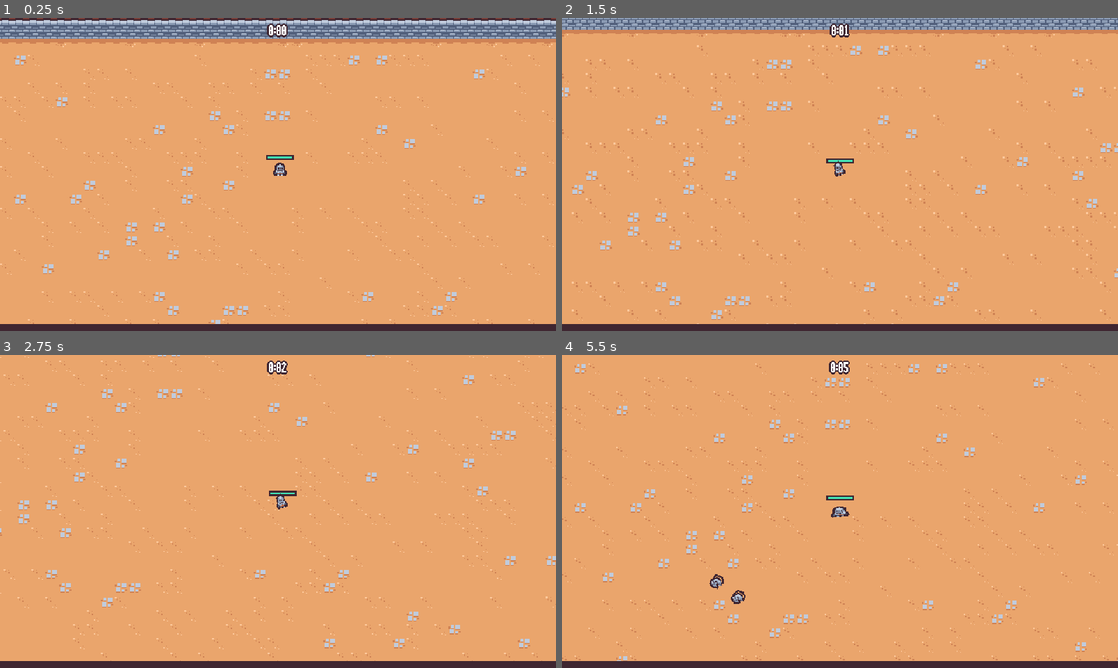
Above: before the commit, frames 1-4 (two rows, left to right).
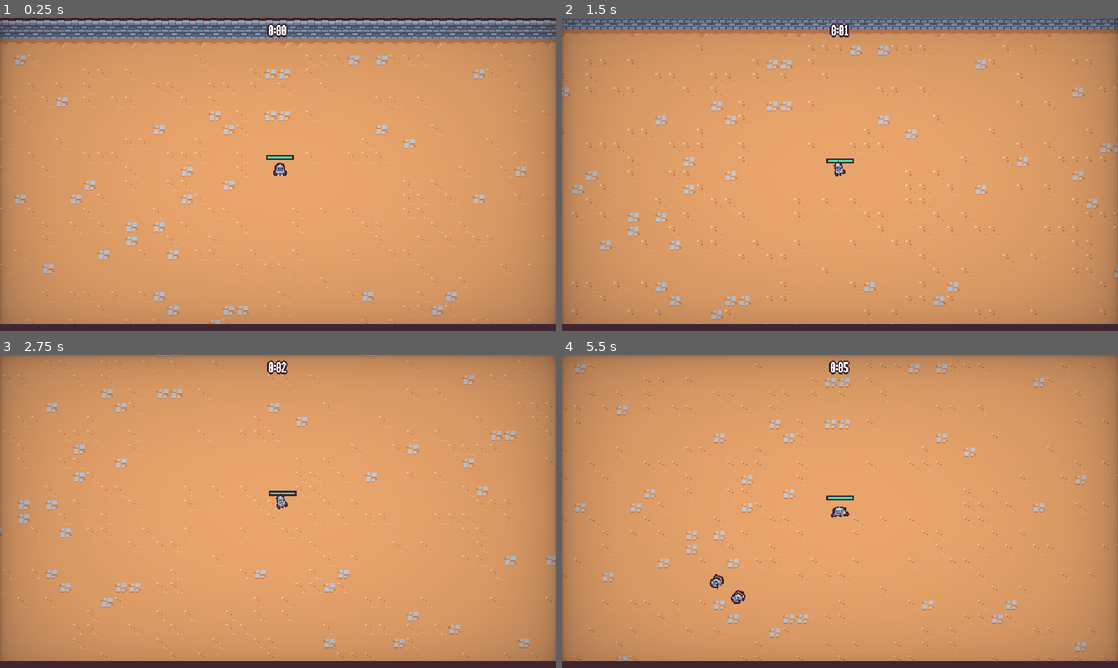
Above: after the commit, the same moments.

Repository: nadeemkhedr/survivor-game-godot
Game: Godot game, scene res://scenes/main/main.tscn
Same seed, same stepped clock (60 frames per second), same inputs: the game is played once before the commit and once after it.
Inputs (mouse positions are in pixels of both pictures, inside the frame that each line leads up to):
- Up to frame 1 (0.25 s): no input
- Up to frame 2 (1.5 s): move the mouse to (962, 158) at 0.52 s; press the mouse at (962, 158) at 0.53 s; hold D (move_right) 0.53-1.28 s; move the mouse to (728, 190) at 1.27 s; release the mouse at (728, 190) at 1.28 s; hold S (move_down) from 1.28 s (still down); click (728, 190) at 1.35 s
- Up to frame 3 (2.75 s): move the mouse to (333, 442) at 2.02 s; release S (move_down) at 2.03 s; press the mouse at (333, 442) at 2.03 s; hold D (move_right) from 2.03 s (still down)
- Up to frame 4 (5.5 s): move the mouse to (812, 574) at 2.77 s; release D (move_right) at 2.78 s; release the mouse at (812, 574) at 2.78 s; hold W (move_up) 2.78-3.53 s; click (812, 574) at 2.85 s; move the mouse to (1006, 558) at 3.52 s; press the mouse at (1006, 558) at 3.53 s; hold A (move_left) 3.53-5.03 s; move the mouse to (673, 464) at 4.27 s; release the mouse at (673, 464) at 4.28 s; click (673, 464) at 4.35 s; move the mouse to (867, 511) at 5.02 s; press the mouse at (867, 511) at 5.03 s; hold S (move_down) from 5.03 s (still down)

The runs differ from the first frame. In frame 1, 27% of the frame differs, in the area x 0-100%, y 0-98%; in frame 2, 30%; in frame 3, 30%; in frame 4, 30%.

Commit message:
✨ feat: add a vignette

Diff:
--- a/scenes/autoload/game_events.gd
+++ b/scenes/autoload/game_events.gd
@@ -2,9 +2,16 @@
 
 signal experience_vial_collected(number: float)
 signal ability_upgrade_added(upgrade: AbilityUpgrade, current_upgrades: Dictionary)
+signal player_damaged
+
 
 func emit_experience_vial_collected(number: float):
 	experience_vial_collected.emit(number)
 
+
 func emit_ability_upgrade_added(upgrade: AbilityUpgrade, current_upgrades: Dictionary):
 	ability_upgrade_added.emit(upgrade, current_upgrades)
+
+
+func emit_player_damaged():
+	player_damaged.emit()
--- a/scenes/game_object/player/player.gd
+++ b/scenes/game_object/player/player.gd
@@ -37,6 +37,7 @@
 	if move_sign != 0:
 		visuals.scale = Vector2(move_sign, 1)
 
+
 func get_movement_vector():
 	var x_movement = Input.get_action_strength("move_right") - Input.get_action_strength("move_left")
 	var y_movement = Input.get_action_strength("move_down") - Input.get_action_strength("move_up")
@@ -68,7 +69,9 @@
 
 
 func on_health_changed():
+	GameEvents.emit_player_damaged()
 	update_health_display()
+
 
 func on_ability_upgrade_added(ability_upgrade: AbilityUpgrade, current_upgrades: Dictionary):
 	if ability_upgrade is Ability:
--- a/scenes/main/main.tscn
+++ b/scenes/main/main.tscn
@@ -9,6 +9,7 @@
 [ext_resource type="PackedScene" uid="uid://si4x4ffkhved" path="res://scenes/ui/end_screen.tscn" id="2_7ojcd"]
 [ext_resource type="PackedScene" uid="uid://dkrtgvt6jffjq" path="res://scenes/manager/arena_time_manager.tscn" id="2_flw8g"]
 [ext_resource type="PackedScene" uid="uid://cidhhcc0owdfk" path="res://scenes/ui/experience_bar.tscn" id="2_ugqlb"]
+[ext_resource type="PackedScene" uid="uid://ctbloav3ac1bs" path="res://scenes/ui/vignette.tscn" id="3_2kce0"]
 [ext_resource type="PackedScene" uid="uid://knst5w8cc1l7" path="res://scenes/manager/experience_manager.tscn" id="4_mmpfx"]
 [ext_resource type="PackedScene" uid="uid://c6a1n8yna4mnm" path="res://scenes/manager/enemy_manager.tscn" id="5_e4xp8"]
 [ext_resource type="PackedScene" uid="uid://ds483111764ql" path="res://scenes/manager/upgrade_manager.tscn" id="6_prhnm"]
@@ -16,6 +17,8 @@
 [node name="Main" type="Node"]
 script = ExtResource("1_w7me1")
 end_screen_scene = ExtResource("2_7ojcd")
+
+[node name="Vignette" parent="." instance=ExtResource("3_2kce0")]
 
 [node name="ArenaTimeUI" parent="." node_paths=PackedStringArray("arena_time_manager") instance=ExtResource("1_gcsv0")]
 arena_time_manager = NodePath("../ArenaTimeManager")
--- /dev/null
+++ b/scenes/ui/vignette.gd
@@ -0,0 +1,8 @@
+extends CanvasLayer
+
+func _ready():
+	GameEvents.player_damaged.connect(on_player_damaged)
+
+
+func on_player_damaged():
+	$AnimationPlayer.play("hit")
--- /dev/null
+++ b/scenes/ui/vignette.gdshader
@@ -0,0 +1,20 @@
+shader_type canvas_item;
+
+uniform float vignette_intensity = 0.4;
+uniform float vignette_opacity : hint_range(0.0, 1.0) = 0.5;
+uniform vec4 vignette_rgb : source_color = vec4(0.0, 0.0, 0.0, 1.0);
+
+float vignette(vec2 uv){
+	uv *= 1.0 - uv.xy;
+	float vignette = uv.x * uv.y * 15.0;
+	return pow(vignette, vignette_intensity * vignette_opacity);
+}
+
+void fragment(){
+	vec4 text = texture(TEXTURE, UV);
+
+	text.rgba *= (vignette_rgb.rgba);
+	text.rgba *= (1.0 - vignette(UV));
+
+	COLOR = vec4((text.rgb),text.a);
+}
--- /dev/null
+++ b/scenes/ui/vignette.tscn
@@ -0,0 +1,113 @@
+[gd_scene load_steps=7 format=3 uid="uid://ctbloav3ac1bs"]
+
+[ext_resource type="Script" path="res://scenes/ui/vignette.gd" id="1_7s3b7"]
+[ext_resource type="Shader" path="res://scenes/ui/vignette.gdshader" id="1_e6lrv"]
+
+[sub_resource type="Animation" id="Animation_t0gl0"]
+resource_name = "hit"
+length = 0.4
+step = 0.05
+tracks/0/type = "value"
+tracks/0/imported = false
+tracks/0/enabled = true
+tracks/0/path = NodePath("ColorRect:material:shader_parameter/vignette_intensity")
+tracks/0/interp = 1
+tracks/0/loop_wrap = true
+tracks/0/keys = {
+"times": PackedFloat32Array(0, 0.05, 0.4),
+"transitions": PackedFloat32Array(1, 2.63902, 1),
+"update": 0,
+"values": [0.682, 3.0, 0.682]
+}
+tracks/1/type = "value"
+tracks/1/imported = false
+tracks/1/enabled = true
+tracks/1/path = NodePath("ColorRect:material:shader_parameter/vignette_rgb")
+tracks/1/interp = 1
+tracks/1/loop_wrap = true
+tracks/1/keys = {
+"times": PackedFloat32Array(0, 0.05, 0.4),
+"transitions": PackedFloat32Array(1, 2.63902, 1),
+"update": 0,
+"values": [Color(0.247059, 0.14902, 0.192157, 1), Color(0.909804, 0.270588, 0.215686, 1), Color(0.247059, 0.14902, 0.192157, 1)]
+}
+tracks/2/type = "value"
+tracks/2/imported = false
+tracks/2/enabled = true
+tracks/2/path = NodePath("ColorRect:material:shader_parameter/vignette_opacity")
+tracks/2/interp = 1
+tracks/2/loop_wrap = true
+tracks/2/keys = {
+"times": PackedFloat32Array(0, 0.05, 0.4),
+"transitions": PackedFloat32Array(1, 1, 1),
+"update": 0,
+"values": [0.115, 0.331, 0.115]
+}
+
+[sub_resource type="Animation" id="Animation_3uv0o"]
+length = 0.001
+tracks/0/type = "value"
+tracks/0/imported = false
+tracks/0/enabled = true
+tracks/0/path = NodePath("ColorRect:material:shader_parameter/vignette_intensity")
+tracks/0/interp = 1
+tracks/0/loop_wrap = true
+tracks/0/keys = {
+"times": PackedFloat32Array(0),
+"transitions": PackedFloat32Array(1),
+"update": 0,
+"values": [0.682]
+}
+tracks/1/type = "value"
+tracks/1/imported = false
+tracks/1/enabled = true
+tracks/1/path = NodePath("ColorRect:material:shader_parameter/vignette_rgb")
+tracks/1/interp = 1
+tracks/1/loop_wrap = true
+tracks/1/keys = {
+"times": PackedFloat32Array(0),
+"transitions": PackedFloat32Array(1),
+"update": 0,
+"values": [Color(0.247059, 0.14902, 0.192157, 1)]
+}
+tracks/2/type = "value"
+tracks/2/imported = false
+tracks/2/enabled = true
+tracks/2/path = NodePath("ColorRect:material:shader_parameter/vignette_opacity")
+tracks/2/interp = 1
+tracks/2/loop_wrap = true
+tracks/2/keys = {
+"times": PackedFloat32Array(0),
+"transitions": PackedFloat32Array(1),
+"update": 0,
+"values": [0.115]
+}
+
+[sub_resource type="AnimationLibrary" id="AnimationLibrary_81u2m"]
+_data = {
+"RESET": SubResource("Animation_3uv0o"),
+"hit": SubResource("Animation_t0gl0")
+}
+
+[sub_resource type="ShaderMaterial" id="ShaderMaterial_8vnvo"]
+shader = ExtResource("1_e6lrv")
+shader_parameter/vignette_intensity = 0.682
+shader_parameter/vignette_opacity = 0.115
+shader_parameter/vignette_rgb = Color(0.247059, 0.14902, 0.192157, 1)
+
+[node name="Vignette" type="CanvasLayer"]
+script = ExtResource("1_7s3b7")
+
+[node name="AnimationPlayer" type="AnimationPlayer" parent="."]
+libraries = {
+"": SubResource("AnimationLibrary_81u2m")
+}
+
+[node name="ColorRect" type="ColorRect" parent="."]
+material = SubResource("ShaderMaterial_8vnvo")
+anchors_preset = 15
+anchor_right = 1.0
+anchor_bottom = 1.0
+grow_horizontal = 2
+grow_vertical = 2
+mouse_filter = 2
Not shown: 1 places in scenes/main/main.tscn that only renumber resources
